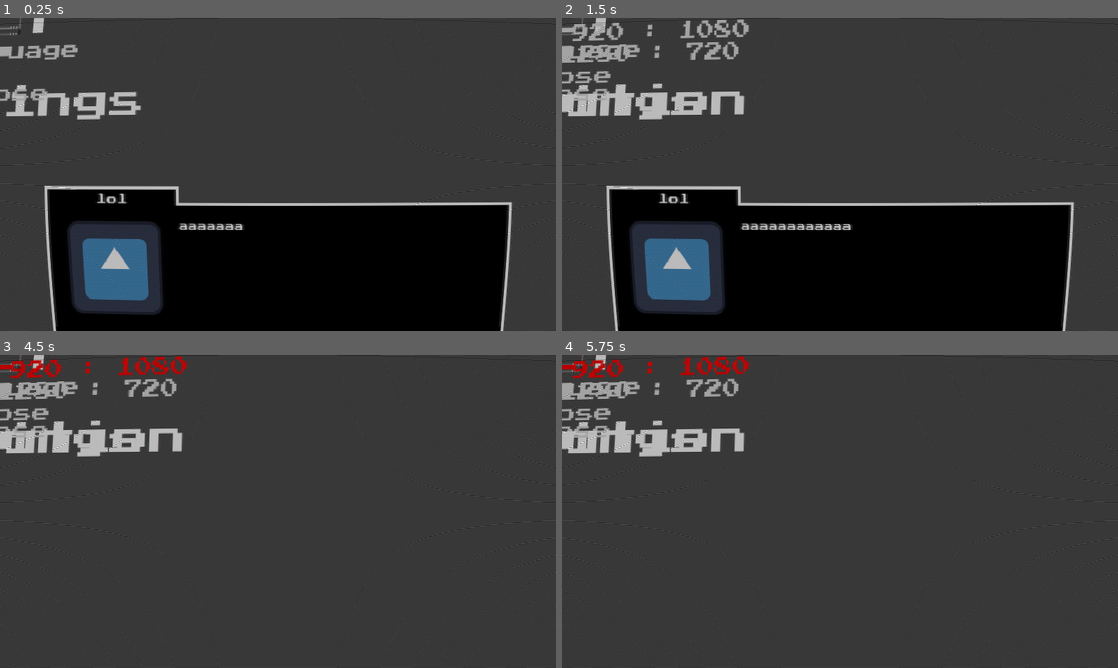
Above: before the commit, frames 1-4 (two rows, left to right).
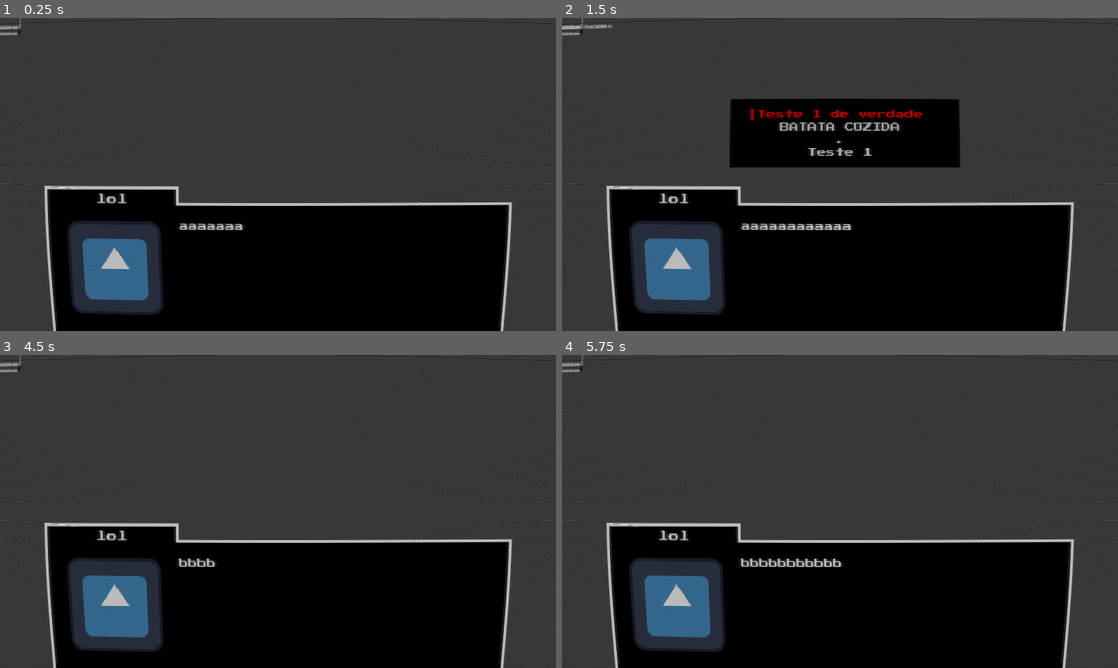
Above: after the commit, the same moments.

Repository: FarofaFaction/Criascript-Jam-Game
Game: Godot game, scene res://Dialog/DialogWithOptionsExample/DialogWithOptions.tscn
Same seed, same stepped clock (60 frames per second), same inputs: the game is played once before the commit and once after it. This scene is started directly instead of the project's main scene. The engine's default icon, where the game draws it, is replaced by a stand-in: a white triangle on a blue panel in a dark square.
Inputs (mouse positions are in pixels of both pictures, inside the frame that each line leads up to):
- Up to frame 1 (0.25 s): no input
- Up to frame 2 (1.5 s): tap Enter at 0.5 s; hold Right (ui_right) 0.53-1.25 s; tap E (Interact) at 0.6 s; click (840, 115) at 1.25 s, where only the run after the commit has a clickable "Teste 1 de verdade"
- Up to frame 3 (4.5 s): click (278, 464) at 2 s, where only the run after the commit has a clickable "BATATA COZIDA"; click (278, 477) at 2.75 s, where only the run after the commit has a clickable "."; click (278, 489) at 3.5 s, where only the run after the commit has a clickable "Teste 1"; hold Down (ui_down) from 4.28 s (still down); tap E (Interact) at 4.35 s
- Up to frame 4 (5.75 s): tap Space (Power) at 5, 5.1 s; release Down (ui_down) at 5.03 s; hold Right (ui_right) from 5.03 s (still down); tap E (Interact) at 5.3 s

The runs differ from the first frame. In frame 1, 1.8% of the frame differs, in the area x 0-26%, y 0-33%; in frame 2, 13%; in frame 3, 37%, in the area x 0-93%, y 0-100%; in frame 4, 37%.
Error before the commit: Invalid call. Nonexistent function 'instantiate' in base 'Control (config_menu.gd)'. (res://Dialog/DialogSystem.gd:30)

Commit message:
add-options-on-dialog

Diff:
--- a/Dialog/DialogClass/dialog_class.gd
+++ b/Dialog/DialogClass/dialog_class.gd
@@ -33,6 +33,7 @@
 	}
 
 func _add_menu(child: Menu):
+	remove_child(child)
 	_dialog_data[_id] = child
 
 ### Called every frame. 'delta' is the elapsed time since the previous frame.
--- /dev/null
+++ b/Dialog/DialogMenuClass/DialogMenu.tscn
@@ -0,0 +1,121 @@
+[gd_scene load_steps=5 format=3 uid="uid://baklw2eb62qgd"]
+
+[ext_resource type="Script" path="res://Dialog/DialogMenuClass/dialog_menu.gd" id="1_lw6cn"]
+[ext_resource type="FontFile" uid="uid://b572bvrcrok26" path="res://Fontes/Press_Start_2P/PressStart2P-Regular.ttf" id="2_y8i08"]
+
+[sub_resource type="StyleBoxFlat" id="StyleBoxFlat_rqsdc"]
+bg_color = Color(0.6, 0.6, 0.6, 0)
+
+[sub_resource type="StyleBoxLine" id="StyleBoxLine_avxtw"]
+color = Color(0.882353, 0, 0, 1)
+thickness = 10
+vertical = true
+
+[node name="DialogMenu" type="Control"]
+process_mode = 3
+layout_mode = 3
+anchors_preset = 15
+anchor_right = 1.0
+anchor_bottom = 1.0
+offset_top = -136.0
+offset_bottom = -136.0
+grow_horizontal = 2
+grow_vertical = 2
+script = ExtResource("1_lw6cn")
+start_visible = true
+searchButtons = true
+metadata/_edit_pinned_properties_ = [&"init_button"]
+
+[node name="BackgroundColor" type="ColorRect" parent="."]
+layout_mode = 1
+anchors_preset = -1
+anchor_left = 0.301042
+anchor_top = 0.384259
+anchor_right = 0.716667
+anchor_bottom = 0.602778
+grow_horizontal = 2
+grow_vertical = 2
+color = Color(0, 0, 0, 1)
+metadata/_edit_use_anchors_ = true
+
+[node name="Name" type="Label" parent="."]
+visible = false
+custom_minimum_size = Vector2(200, 0)
+layout_mode = 1
+anchors_preset = 5
+anchor_left = 0.5
+anchor_right = 0.5
+offset_left = -768.0
+offset_top = 221.0
+offset_right = 768.0
+offset_bottom = 349.0
+grow_horizontal = 2
+theme_override_fonts/font = ExtResource("2_y8i08")
+theme_override_font_sizes/font_size = 124
+text = "Configurações"
+horizontal_alignment = 1
+
+[node name="Panel" type="Panel" parent="."]
+layout_mode = 1
+anchors_preset = 15
+anchor_right = 1.0
+anchor_bottom = 1.0
+grow_horizontal = 2
+grow_vertical = 2
+theme_override_styles/panel = SubResource("StyleBoxFlat_rqsdc")
+
+[node name="OptionsContainer" type="VBoxContainer" parent="Panel"]
+layout_mode = 1
+anchors_preset = 8
+anchor_left = 0.5
+anchor_top = 0.5
+anchor_right = 0.5
+anchor_bottom = 0.5
+offset_left = -310.0
+offset_top = -91.5
+offset_right = 310.0
+offset_bottom = 91.5
+grow_horizontal = 2
+grow_vertical = 2
+
+[node name="Option1" type="Button" parent="Panel/OptionsContainer"]
+layout_mode = 2
+theme_type_variation = &"FlatButton"
+theme_override_colors/font_focus_color = Color(1, 0, 0, 1)
+theme_override_fonts/font = ExtResource("2_y8i08")
+theme_override_font_sizes/font_size = 32
+theme_override_styles/focus = SubResource("StyleBoxLine_avxtw")
+text = "Option 1
+"
+
+[node name="Option2" type="Button" parent="Panel/OptionsContainer"]
+layout_mode = 2
+theme_type_variation = &"FlatButton"
+theme_override_colors/font_focus_color = Color(1, 0, 0, 1)
+theme_override_fonts/font = ExtResource("2_y8i08")
+theme_override_font_sizes/font_size = 32
+theme_override_styles/focus = SubResource("StyleBoxLine_avxtw")
+text = "Option 2"
+
+[node name="Option3" type="Button" parent="Panel/OptionsContainer"]
+layout_mode = 2
+theme_type_variation = &"FlatButton"
+theme_override_colors/font_focus_color = Color(1, 0, 0, 1)
+theme_override_fonts/font = ExtResource("2_y8i08")
+theme_override_font_sizes/font_size = 32
+theme_override_styles/focus = SubResource("StyleBoxLine_avxtw")
+text = "Option 3"
+
+[node name="Option4" type="Button" parent="Panel/OptionsContainer"]
+layout_mode = 2
+theme_type_variation = &"FlatButton"
+theme_override_colors/font_focus_color = Color(1, 0, 0, 1)
+theme_override_fonts/font = ExtResource("2_y8i08")
+theme_override_font_sizes/font_size = 32
+theme_override_styles/focus = SubResource("StyleBoxLine_avxtw")
+text = "Option 4"
+
+[connection signal="pressed" from="Panel/OptionsContainer/Option1" to="." method="_on_option_1_pressed"]
+[connection signal="pressed" from="Panel/OptionsContainer/Option2" to="." method="_on_option_2_pressed"]
+[connection signal="pressed" from="Panel/OptionsContainer/Option3" to="." method="_on_option_3_pressed"]
+[connection signal="pressed" from="Panel/OptionsContainer/Option4" to="." method="_on_option_4_pressed"]
--- /dev/null
+++ b/Dialog/DialogMenuClass/dialog_menu.gd
@@ -0,0 +1,88 @@
+extends Menu
+class_name DialogMenu
+
+@export var options_conection: Node
+@export var start_visible := false
+@export var option_1_visible := true
+@export var option_2_visible := true
+@export var option_3_visible := true
+@export var option_4_visible := true
+@onready var Option1 = $Panel/OptionsContainer/Option1
+@onready var Option2 = $Panel/OptionsContainer/Option2
+@onready var Option3 = $Panel/OptionsContainer/Option3
+@onready var Option4 = $Panel/OptionsContainer/Option4
+@onready var _first_visibility_value = _init_visibility()
+
+func _init_visibility():
+	InGamePause.monitoring = true
+	visible = start_visible
+	Option1.visible = option_1_visible
+	Option2.visible = option_2_visible
+	Option3.visible = option_3_visible
+	Option4.visible = option_4_visible
+	if (options_conection):
+		if  options_conection.get_node("option1"):
+			Option1.text = options_conection.get_node("option1").text
+		if  options_conection.get_node("option2"):
+			Option2.text = options_conection.get_node("option2").text
+		if  options_conection.get_node("option3"):
+			Option3.text = options_conection.get_node("option3").text
+		if  options_conection.get_node("option4"):
+			Option4.text = options_conection.get_node("option4").text
+	return visible
+
+func show_menu():
+	if (!options_conection):
+		hide_menu()
+		return false
+	init_button.grab_focus()
+	InGamePause.current_menu = self
+	visible = true
+	return true
+
+func hide_menu():
+	get_parent().remove_child(self)
+	DialogSystem.on_options = false
+	visible = false
+	Input.action_press("Interact")
+	InGamePause.current_menu = null
+	queue_free()
+
+func _on_option_1_pressed() -> void:
+	if (!options_conection):
+		hide_menu()
+		return
+	if options_conection.has_method("option1"):
+		options_conection.option1()
+	hide_menu()
+	pass # Replace with function body.
+
+
+func _on_option_2_pressed() -> void:
+	if (!options_conection):
+		hide_menu()
+		return
+	if options_conection.has_method("option1"):
+		options_conection.option1()
+	hide_menu()
+	pass # Replace with function body.
+
+
+func _on_option_3_pressed() -> void:
+	if (!options_conection):
+		hide_menu()
+		return
+	if options_conection.has_method("option1"):
+		options_conection.option1()
+	hide_menu()
+	pass # Replace with function body.
+
+
+func _on_option_4_pressed() -> void:
+	if (!options_conection):
+		hide_menu()
+		return
+	if options_conection.has_method("option1"):
+		options_conection.option1()
+	hide_menu()
+	pass # Replace with function body.
--- a/Dialog/DialogSystem.gd
+++ b/Dialog/DialogSystem.gd
@@ -26,9 +26,11 @@
 func _initialize_dialog() -> void:
 	if data.is_empty():
 		return
-	if data[_id] is Menu:
-		var node = data[_id].instantiate()
+	if data[_id] is DialogMenu:
+		var node = data[_id]
 		add_child(node)
+		if !node.show_menu():
+			return
 		on_options = true
 		return
 	_update_dialog_elements()
--- a/Dialog/DialogWithOptionsExample/DialogWithOptions.tscn
+++ b/Dialog/DialogWithOptionsExample/DialogWithOptions.tscn
@@ -1,12 +1,17 @@
-[gd_scene load_steps=4 format=3 uid="uid://blo55363gl0x8"]
+[gd_scene load_steps=5 format=3 uid="uid://blo55363gl0x8"]
 
 [ext_resource type="Script" path="res://Dialog/DialogClass/dialog_class.gd" id="1_b4wxe"]
 [ext_resource type="Script" path="res://Dialog/DialogClass/speak_class.gd" id="2_qgrj7"]
-[ext_resource type="PackedScene" uid="uid://bi0w8f3fbx3tv" path="res://Interface/ConfigMenu/config_menu.tscn" id="3_04qlc"]
+[ext_resource type="PackedScene" uid="uid://baklw2eb62qgd" path="res://Dialog/DialogMenuClass/DialogMenu.tscn" id="3_t1s3n"]
+[ext_resource type="PackedScene" uid="uid://damhdjbepus0m" path="res://Dialog/DialogWithOptionsExample/options_test.tscn" id="4_1j7kf"]
 
 [node name="DialogWithOptions" type="Control"]
 layout_mode = 3
-anchors_preset = 0
+anchors_preset = 15
+anchor_right = 1.0
+anchor_bottom = 1.0
+grow_horizontal = 2
+grow_vertical = 2
 script = ExtResource("1_b4wxe")
 
 [node name="SpeakClass" type="RichTextLabel" parent="."]
@@ -17,5 +22,17 @@
 script = ExtResource("2_qgrj7")
 speaker = "lol"
 
-[node name="ConfigMenu" parent="." instance=ExtResource("3_04qlc")]
+[node name="DialogMenu" parent="." node_paths=PackedStringArray("options_conection") instance=ExtResource("3_t1s3n")]
 layout_mode = 1
+options_conection = NodePath("OptionsTest")
+start_visible = false
+
+[node name="OptionsTest" parent="DialogMenu" instance=ExtResource("4_1j7kf")]
+
+[node name="SpeakClass2" type="RichTextLabel" parent="."]
+layout_mode = 0
+offset_right = 40.0
+offset_bottom = 40.0
+text = "bbbbbbbbbbb"
+script = ExtResource("2_qgrj7")
+speaker = "lol"
--- /dev/null
+++ b/Dialog/DialogWithOptionsExample/options_test.gd
@@ -0,0 +1,17 @@
+extends Control
+
+func option1():
+	print("Opção 1")
+	pass
+
+func option2():
+	print("Opção 2")
+	pass
+
+func option3():
+	print("Opção 3")
+	pass
+
+func option4():
+	print("Opção 4")
+	pass
--- /dev/null
+++ b/Dialog/DialogWithOptionsExample/options_test.tscn
@@ -0,0 +1,38 @@
+[gd_scene load_steps=2 format=3 uid="uid://damhdjbepus0m"]
+
+[ext_resource type="Script" path="res://Dialog/DialogWithOptionsExample/options_test.gd" id="1_d6qti"]
+
+[node name="OptionsTest" type="Control"]
+layout_mode = 3
+anchors_preset = 0
+offset_right = 40.0
+offset_bottom = 40.0
+script = ExtResource("1_d6qti")
+
+[node name="option1" type="Label" parent="."]
+layout_mode = 0
+offset_top = 136.0
+offset_right = 40.0
+offset_bottom = 159.0
+text = "Teste 1 de verdade"
+
+[node name="option2" type="Label" parent="."]
+layout_mode = 0
+offset_top = 136.0
+offset_right = 40.0
+offset_bottom = 159.0
+text = "BATATA COZIDA"
+
+[node name="option3" type="Label" parent="."]
+layout_mode = 0
+offset_top = 136.0
+offset_right = 40.0
+offset_bottom = 159.0
+text = "."
+
+[node name="option4" type="Label" parent="."]
+layout_mode = 0
+offset_top = 136.0
+offset_right = 40.0
+offset_bottom = 159.0
+text = "Teste 1"
--- a/Interface/ConfigMenu/config_menu.tscn
+++ b/Interface/ConfigMenu/config_menu.tscn
@@ -33,7 +33,6 @@
 grow_vertical = 2
 script = ExtResource("1_mpwmf")
 init_button = NodePath("ConfigPanel/OptionsContainer/FullScreen")
-searchButtons = true
 metadata/_edit_pinned_properties_ = [&"init_button"]
 
 [node name="BackgroundColor" type="ColorRect" parent="."]
--- a/Interface/DefaultMenu/default_menu.gd
+++ b/Interface/DefaultMenu/default_menu.gd
@@ -16,7 +16,9 @@
 func _grab_init_button():
 	if (init_button):
 		init_button.grab_focus()
+		return
 	if (searchButtons):
+		find_buttons(self)
 		setup_buttons()
 
 func _add_menu(menu_instance: Menu) -> void:
@@ -71,10 +73,11 @@
 			pass
 
 	# Define o botão inicial para receber o foco
-	if !init_button && _button_array.size() > 0:
+	if init_button:
+		return
+	if _button_array.size() > 0:
 		_button_array[0].grab_focus()
-	else:
-		_grab_init_button()
+		init_button = _button_array[0]
 
 # Método chamado ao pressionar um botão
 func _on_button_pressed(index: int) -> void:
--- a/Interface/Pause/in_game_pause.gd
+++ b/Interface/Pause/in_game_pause.gd
@@ -16,7 +16,6 @@
 			game_paused = false
 			if 	current_menu:
 				current_menu._grab_init_button()
-				current_menu = null
 				return
 			if !hold_pause:
 				get_tree().paused = false
--- a/project.godot
+++ b/project.godot
@@ -50,6 +50,14 @@
 
 [input]
 
+ui_accept={
+"deadzone": 0.5,
+"events": [Object(InputEventKey,"resource_local_to_scene":false,"resource_name":"","device":0,"window_id":0,"alt_pressed":false,"shift_pressed":false,"ctrl_pressed":false,"meta_pressed":false,"pressed":false,"keycode":4194309,"physical_keycode":0,"key_label":0,"unicode":0,"location":0,"echo":false,"script":null)
+, Object(InputEventKey,"resource_local_to_scene":false,"resource_name":"","device":0,"window_id":0,"alt_pressed":false,"shift_pressed":false,"ctrl_pressed":false,"meta_pressed":false,"pressed":false,"keycode":4194310,"physical_keycode":0,"key_label":0,"unicode":0,"location":0,"echo":false,"script":null)
+, Object(InputEventKey,"resource_local_to_scene":false,"resource_name":"","device":0,"window_id":0,"alt_pressed":false,"shift_pressed":false,"ctrl_pressed":false,"meta_pressed":false,"pressed":false,"keycode":32,"physical_keycode":0,"key_label":0,"unicode":32,"location":0,"echo":false,"script":null)
+, Object(InputEventKey,"resource_local_to_scene":false,"resource_name":"","device":-1,"window_id":0,"alt_pressed":false,"shift_pressed":false,"ctrl_pressed":false,"meta_pressed":false,"pressed":false,"keycode":0,"physical_keycode":69,"key_label":0,"unicode":101,"location":0,"echo":false,"script":null)
+]
+}
 ui_left={
 "deadzone": 0.5,
 "events": [Object(InputEventKey,"resource_local_to_scene":false,"resource_name":"","device":0,"window_id":0,"alt_presse …(194 unchanged characters)…
@@ -97,15 +105,6 @@
 "events": [Object(InputEventKey,"resource_local_to_scene":false,"resource_name":"","device":-1,"window_id":0,"alt_press …(192 unchanged characters)…
 ]
 }
-dialogic_default_action={
-"deadzone": 0.5,
-"events": [Object(InputEventKey,"resource_local_to_scene":false,"resource_name":"","device":0,"window_id":0,"alt_pressed":false,"shift_pressed":false,"ctrl_pressed":false,"meta_pressed":false,"pressed":false,"keycode":4194309,"physical_keycode":0,"key_label":0,"unicode":0,"location":0,"echo":false,"script":null)
-, Object(InputEventMouseButton,"resource_local_to_scene":false,"resource_name":"","device":-1,"window_id":0,"alt_pressed":false,"shift_pressed":false,"ctrl_pressed":false,"meta_pressed":false,"button_mask":0,"position":Vector2(0, 0),"global_position":Vector2(0, 0),"factor":1.0,"button_index":1,"canceled":false,"pressed":true,"double_click":false,"script":null)
-, Object(InputEventKey,"resource_local_to_scene":false,"resource_name":"","device":0,"window_id":0,"alt_pressed":false,"shift_pressed":false,"ctrl_pressed":false,"meta_pressed":false,"pressed":false,"keycode":32,"physical_keycode":0,"key_label":0,"unicode":0,"location":0,"echo":false,"script":null)
-, Object(InputEventKey,"resource_local_to_scene":false,"resource_name":"","device":0,"window_id":0,"alt_pressed":false,"shift_pressed":false,"ctrl_pressed":false,"meta_pressed":false,"pressed":false,"keycode":88,"physical_keycode":0,"key_label":0,"unicode":0,"location":0,"echo":false,"script":null)
-, Object(InputEventJoypadButton,"resource_local_to_scene":false,"resource_name":"","device":0,"button_index":0,"pressure":0.0,"pressed":false,"script":null)
-]
-}
 
 [internationalization]
 
